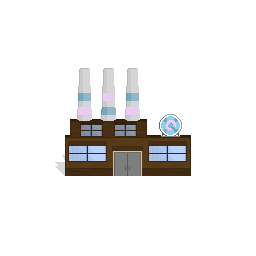
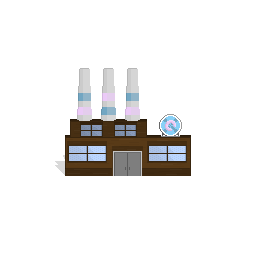
Revision of a layered 256 x 256 image; what changed, layer by layer:
added layer "Layer 2" above "BuildingBase" over [67, 141, 187, 176]
painted on "Layer 1" over [55, 155, 152, 176]
